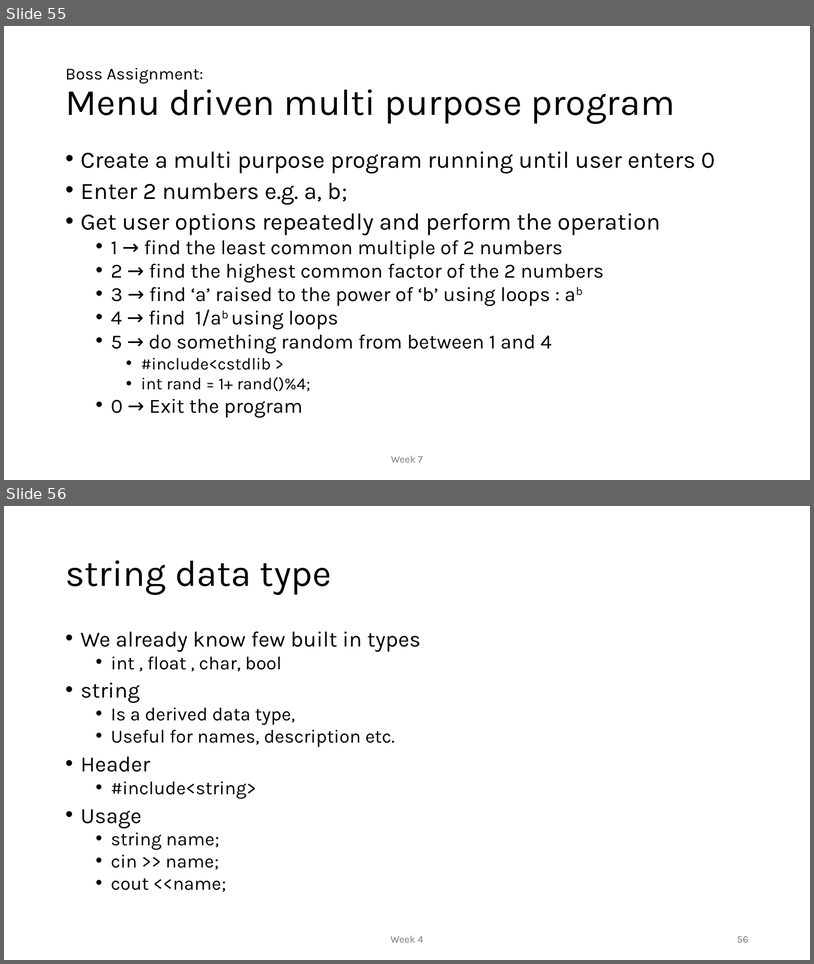
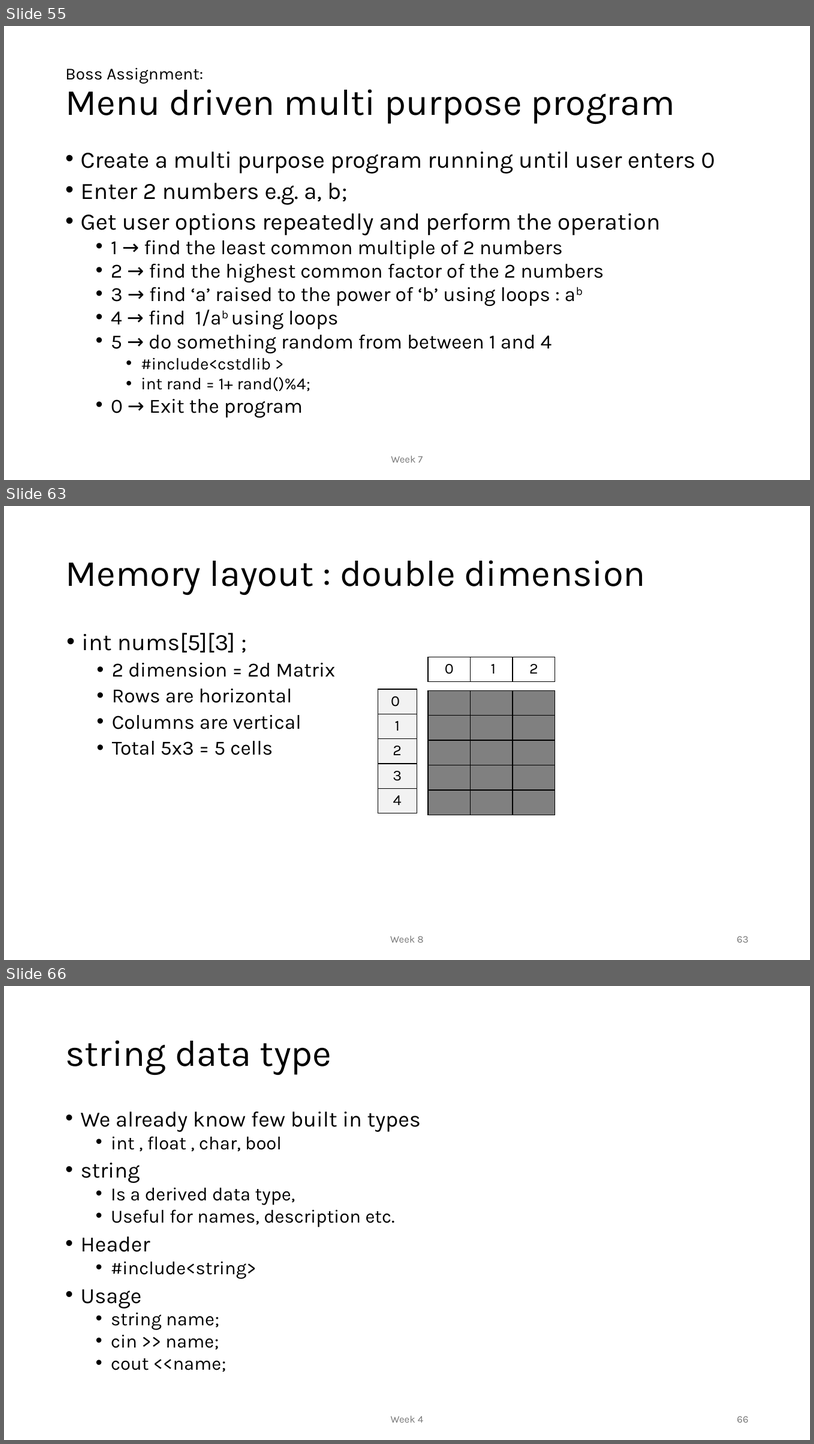
Before and after one commit to MoklaEducation/ems_fall_2025_cpp101, a slide deck: all/Intro to Programming_all.pptx. Shown one above the other, each under a label of ours: slides 55 and 56 before the commit, slides 55, 63 and 66 after it; the slides between them are not shown. The pictures are 814x964 and 814x1444 pixels, drawn with LibreOffice and Linux fonts; fonts in the diff are those of the drawing. Boxes give left, top, right and bottom in pixels: in the first picture for what was removed or moved away, otherwise in the second. Text is boxed around its words. In the diff, an @@ line names an element or a change of style, - is before the commit and + after.

Commit message:
Week 8

```diff
--- a/all/Intro to Programming_all.pptx
+++ b/all/Intro to Programming_all.pptx
@@ slide 63 added at [4, 506, 810, 960], background #FFFFFF @@
@@ title added at [65, 560, 646, 595], 44 pt, text #000000 @@
+Memory layout : double dimension
@@ text added at [81, 633, 335, 755], 24 pt, text #000000 @@
+• int nums[5][3] ;
+  • 2 dimension = 2d Matrix
+  • Rows are horizontal
+  • Columns are vertical
+  • Total 5x3 = 5 cells
@@ table added at [428, 657, 555, 682], 1 rows, 3 columns @@
+0 | 1 | 2
@@ table added at [378, 690, 417, 813], 5 rows, 1 columns @@
+0
+1
+2
+3
+4
@@ table added at [428, 691, 555, 815], 5 rows, 3 columns @@
+ |  | 
+ |  | 
+ |  | 
+ |  | 
+ |  | 
@@ text added at [390, 935, 423, 942], 12 pt, text #797979 @@
+Week 8
@@ page number added at [737, 936, 749, 942], 12 pt, text #797979 @@
+63
@@ what was slide 56 is now slide 66 @@
@@ page number at [737, 1416, 749, 1422]: text changed @@
-56
+66
```
Also in this commit, not shown: 9 other slides added, 1 other file.
